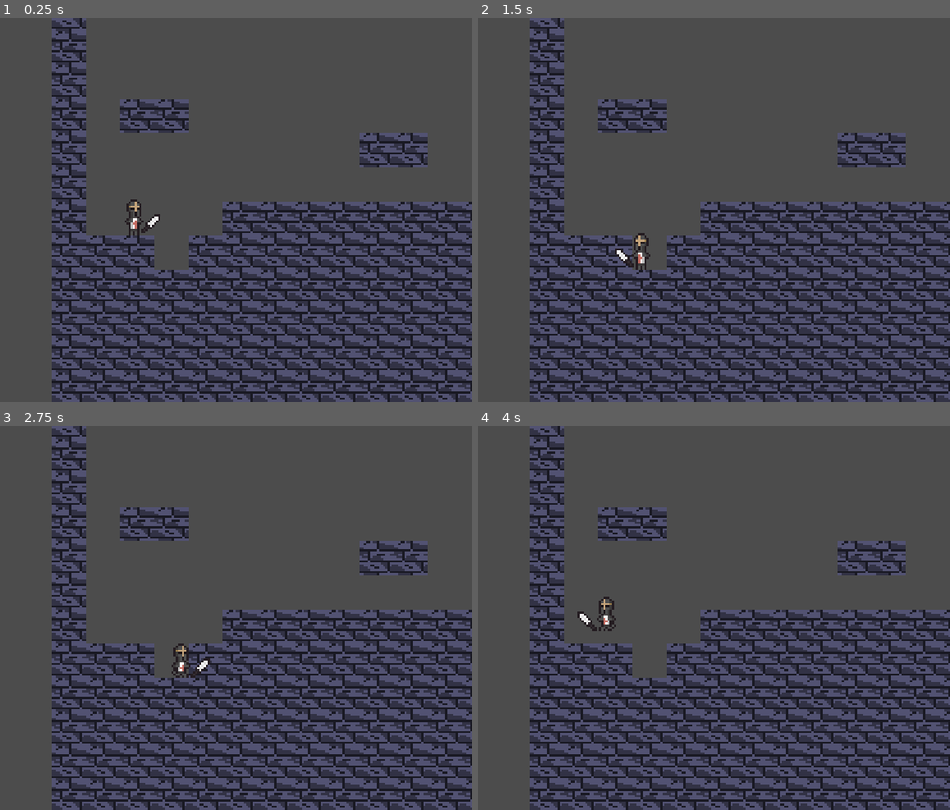
Above: before the commit, frames 1-4 (two rows, left to right).
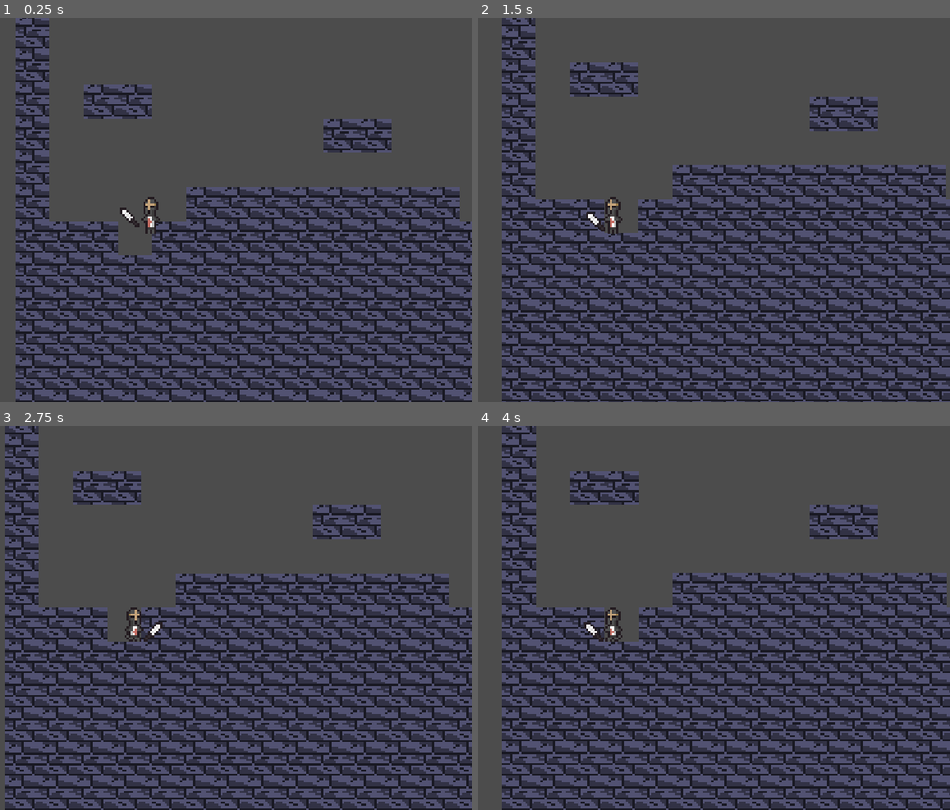
Above: after the commit, the same moments.

Repository: Parm345/Godot-Fun
Game: Godot game, scene res://Scenes/Main.tscn
Same seed, same stepped clock (60 frames per second), same inputs: the game is played once before the commit and once after it.
Inputs:
- Up to frame 1 (0.25 s): no input
- Up to frame 2 (1.5 s): tap Enter (ui_accept) at 0.5, 0.6, 0.77, 1.07, 1.35 s; hold Right (ui_right) 0.53-1.28 s; hold Left (ui_left) from 1.28 s (still down)
- Up to frame 3 (2.75 s): tap Enter (ui_accept) at 1.52, 1.82, 2, 2.1 s; release Left (ui_left) at 2.03 s; hold Right (ui_right) from 2.03 s (still down)
- Up to frame 4 (4 s): tap Enter (ui_accept) at 2.75, 2.85, 3.02, 3.32, 3.6, 3.77 s; release Right (ui_right) at 2.78 s; hold Up (ui_up) 2.78-3.53 s; hold Left (ui_left) from 3.53 s (still down)

The runs differ from the first frame. In frame 1, 48% of the frame differs, in the area x 3-100%, y 0-100%; in frame 2, 54%; in frame 3, 55%, in the area x 1-100%, y 0-100%; in frame 4, 54%.

Commit message:
finished character code
- player can now attack

Diff:
--- a/Finite State Machine Testing/Scenes/Main.tscn
+++ b/Finite State Machine Testing/Scenes/Main.tscn
@@ -39,12 +39,11 @@
 tile_data = PoolIntArray( 65536, 0, 0, 65557, 0, 0, 131072, 0, 0, 131093, 0, 0, 196608, 0, 0, 196629, 0, 0, 262144, 0,  …(2903 unchanged characters)…
 
 [node name="Player" parent="." instance=ExtResource( 2 )]
-position = Vector2( 43, 148 )
+position = Vector2( 60, 146 )
+
+[node name="Camera2D" type="Camera2D" parent="Player"]
+current = true
+zoom = Vector2( 0.3, 0.3 )
 
 [node name="Reaper" parent="." instance=ExtResource( 3 )]
 position = Vector2( 236, 145 )
-
-[node name="Camera2D" type="Camera2D" parent="."]
-position = Vector2( 43, 148 )
-current = true
-zoom = Vector2( 0.3, 0.3 )
--- a/Finite State Machine Testing/Scenes/Player.tscn
+++ b/Finite State Machine Testing/Scenes/Player.tscn
@@ -18,10 +18,6 @@
 atlas = ExtResource( 1 )
 region = Rect2( 29, 0, 29, 26 )
 
-[sub_resource type="AtlasTexture" id=7]
-atlas = ExtResource( 3 )
-region = Rect2( 0, 0, 29, 26 )
-
 [sub_resource type="AtlasTexture" id=8]
 atlas = ExtResource( 3 )
 region = Rect2( 29, 0, 29, 26 )
@@ -41,10 +37,10 @@
 "name": "idle",
 "speed": 7.0
 }, {
-"frames": [ SubResource( 7 ), SubResource( 7 ), SubResource( 7 ), SubResource( 7 ), SubResource( 7 ), SubResource( 7 ), SubResource( 8 ), SubResource( 8 ), SubResource( 8 ) ],
+"frames": [ SubResource( 8 ), SubResource( 8 ), SubResource( 8 ), SubResource( 8 ), SubResource( 8 ) ],
 "loop": true,
 "name": "Attack",
-"speed": 8.0
+"speed": 5.0
 }, {
 "frames": [ SubResource( 5 ), SubResource( 6 ), SubResource( 6 ) ],
 "loop": true,
@@ -55,15 +51,19 @@
 [sub_resource type="RectangleShape2D" id=9]
 extents = Vector2( 3.5, 8.5 )
 
+[sub_resource type="RectangleShape2D" id=10]
+extents = Vector2( 5.5, 8.5 )
+
 [node name="Player" type="KinematicBody2D"]
 position = Vector2( 4, -2 )
 script = ExtResource( 4 )
 
 [node name="AnimatedSprite" type="AnimatedSprite" parent="."]
 frames = SubResource( 4 )
-animation = "idle"
+animation = "Attack"
 frame = 1
 playing = true
+flip_h = true
 
 [node name="FSM Controller" type="Node2D" parent="."]
 script = ExtResource( 5 )
@@ -87,3 +87,16 @@
 
 [node name="Bottom" type="Position2D" parent="."]
 position = Vector2( -4, 11 )
+
+[node name="Attack Area" type="Area2D" parent="."]
+position = Vector2( -7, 2 )
+__meta__ = {
+"_edit_group_": true
+}
+
+[node name="CollisionShape2D" type="CollisionShape2D" parent="Attack Area"]
+shape = SubResource( 10 )
+
+[connection signal="animation_finished" from="AnimatedSprite" to="." method="_on_AnimatedSprite_animation_finished"]
+[connection signal="body_entered" from="Attack Area" to="." method="_on_Attack_Area_body_entered"]
+[connection signal="body_exited" from="Attack Area" to="." method="_on_Attack_Area_body_exited"]
--- a/Finite State Machine Testing/Scripts/Improved FSM.gd
+++ b/Finite State Machine Testing/Scripts/Improved FSM.gd
@@ -12,7 +12,7 @@
 	setState(states.fall)
 
 func setState(newState):
-	print(newState)
+#	print(newState)
 
 	prevState = curState
 	curState = newState
--- a/Finite State Machine Testing/Scripts/Player.gd
+++ b/Finite State Machine Testing/Scripts/Player.gd
@@ -6,6 +6,7 @@
 # var b = "text"
 export var health = 100
 export var speed = 10
+var enemiesInRange = []
 
 var isAttacking = false
 var isJumping = false
@@ -20,13 +21,12 @@
 const MAX_SPEED = 1
 const GRAVITY = 5
 const HORZ_ACC = 1
-const JUMP_FORCE = 20
-const SLOW_FALL	 = 1
-const MAX_FALL = 15
+const JUMP_FORCE = 325
+const SLOW_FALL	 = 25
+const MAX_FALL = 25
 
 # Called when the node enters the scene tree for the first time.
 func _ready():
-	print(isOnGround())
 	pass # Replace with function body.
 
 
@@ -45,6 +45,8 @@
 		if Input.is_action_pressed("ui_right"):
 			velocity.x += HORZ_ACC
 			flipSprite(false)
+	if Input.is_action_just_pressed("ui_accept"):
+		attack()
 	if Input.is_action_just_released("ui_right") or Input.is_action_just_released("ui_left"):
 		velocity.x = 0
 
@@ -56,31 +58,17 @@
 	$AnimatedSprite.flip_h = flipped
 	if $AnimatedSprite.flip_h == false:
 		$AnimatedSprite.position = Vector2(0, 0)
+		$"Attack Area".position = Vector2(6, 2)
 	if $AnimatedSprite.flip_h == true:
 		$AnimatedSprite.position = Vector2(-7.5, 0)
+		$"Attack Area".position = Vector2(-7, 2)
 
 func attack():
 	$AnimatedSprite.set_animation("Attack")
 	isAttacking = true
 
-func jump():
-	velocity.y -= JUMP_FORCE
-
-func slowFall():
-	velocity.y += SLOW_FALL
-	velocity.y = clamp(velocity.y, 0, MAX_FALL)
-
-func fall():
-	velocity.y += GRAVITY
-	velocity.y = clamp(velocity.y, 0, MAX_FALL)
-
-func idle():
-	velocity.y = 0
-	$AnimatedSprite.set_animation("idle")
-
-func run():
-	velocity.y = 0 # for in case player just landed
-	$AnimatedSprite.set_animation("Run")
+	for enemy in enemiesInRange:
+		enemy.call_deferred("damage")
 
 func isOnGround():
 	if collision == null:
@@ -91,3 +79,16 @@
 		return collision.get_normal() != -UP and isNotCollidingOnSide
 
 	return collision.get_normal() != -UP
+
+func _on_AnimatedSprite_animation_finished():
+	if isAttacking:
+		isAttacking = false
+		$"FSM Controller".curState.enter(self)
+
+func _on_Attack_Area_body_entered(body):
+	if body.is_in_group("enemy"):
+		enemiesInRange.append(body)
+
+func _on_Attack_Area_body_exited(body):
+	if body in enemiesInRange:
+		enemiesInRange.remove(body)
--- a/Finite State Machine Testing/Scripts/fall.gd
+++ b/Finite State Machine Testing/Scripts/fall.gd
@@ -51,6 +51,6 @@
 
 func changeParentState():
 	if parent.isOnGround():
-		print("is on ground")
+#		print("is on ground")
 		return states.idle
 	return null
--- a/Finite State Machine Testing/Scripts/jump.gd
+++ b/Finite State Machine Testing/Scripts/jump.gd
@@ -1,20 +1,25 @@
 extends stateObject
 
 var jumpForce
+var slowFall
 var isJumping = true
 
 # Called when the parent enters the state
 func enter(scriptParent):
 	parent = scriptParent
+	slowFall = parent.SLOW_FALL
 	jumpForce = -parent.JUMP_FORCE
-	parent.velocity.y = jumpForce
 
 # Called every physics frame. 'delta' is the elapsed time since the previous frame. Run in FSM _physics_process.
 func inPhysicsProcess(delta):
 #	var collisionInfo = parent.move_and_collide(velocity)
+	parent.velocity.y = jumpForce * delta
+	jumpForce += slowFall
+#	print(jumpForce)
 	if Input.is_action_just_released("ui_up"):
 		isJumping = false
 
 func changeParentState():
-	if !isJumping:
+	if !isJumping or jumpForce >= 0:
+		isJumping = true
 		return states.fall
